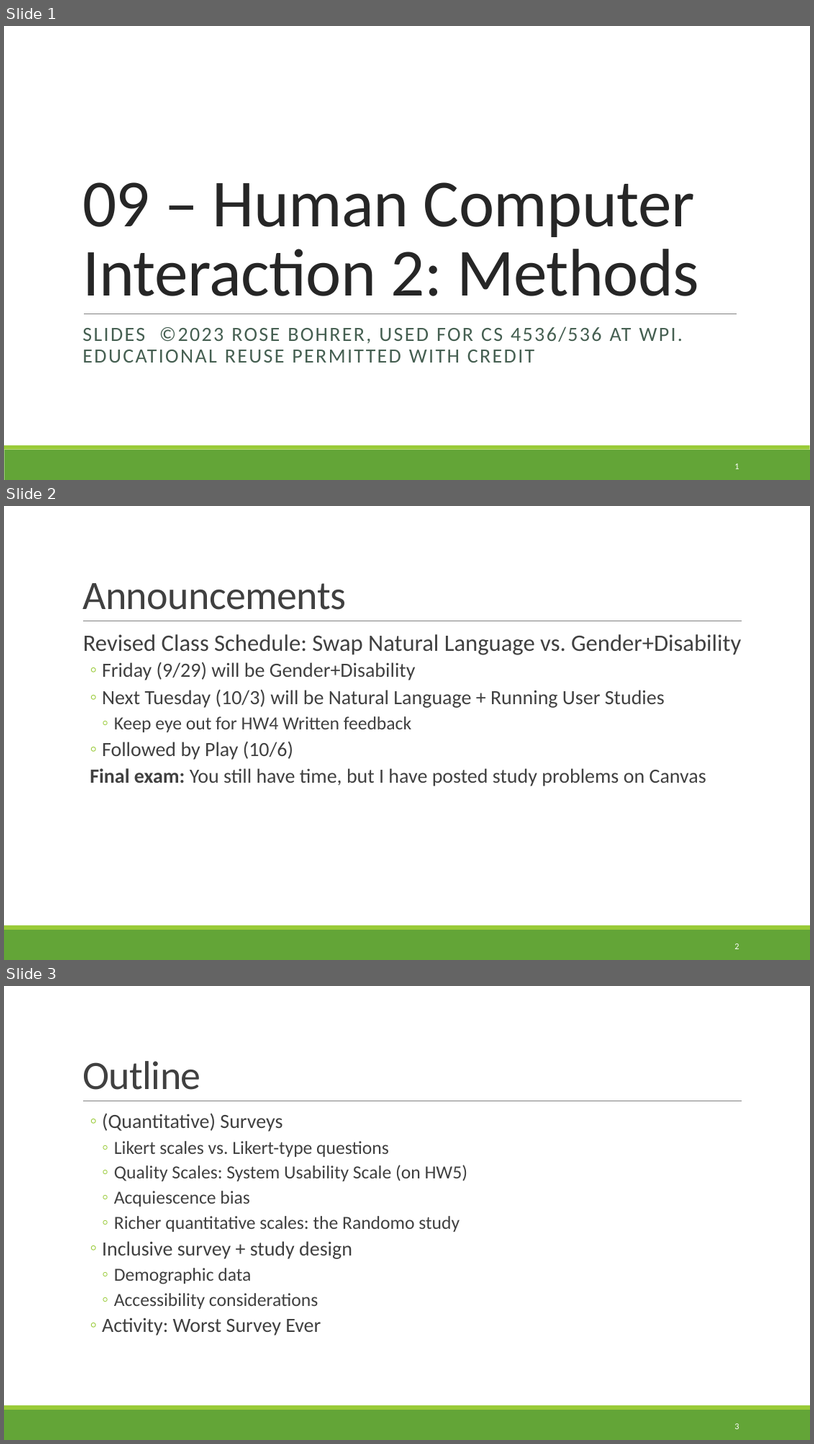
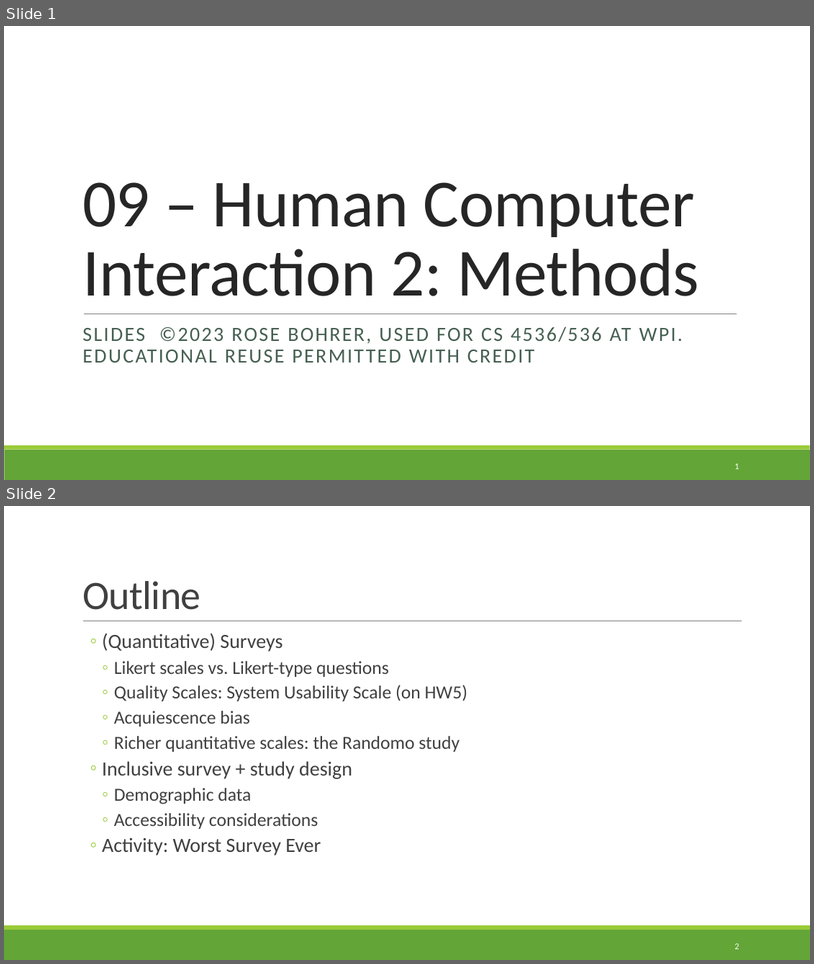
Before and after one commit to rbohrer/pl-course, a slide deck: LectureSlides/09Design2.pptx. Shown one above the other, each under a label of ours: slides 1, 2 and 3 before the commit, slides 1 and 2 after it. The pictures are 814x1444 and 814x964 pixels, drawn with LibreOffice and Linux fonts; fonts in the diff are those of the drawing. Boxes give left, top, right and bottom in pixels: in the first picture for what was removed or moved away, otherwise in the second. Text is boxed around its words. In the diff, an @@ line names an element or a change of style, - is before the commit and + after.

```diff
--- a/LectureSlides/09Design2.pptx
+++ b/LectureSlides/09Design2.pptx
@@ slide 2 removed at (4,506,810,960), background #FFFFFF; not listed: 3 template elements that a slide beside it also shows @@
@@ title removed at (82,583,346,610) @@
-Announcements
@@ text removed at (83,634,741,786) @@
-  Revised Class Schedule: Swap Natural Language vs. Gender+Disability
-  ◦ Friday (9/29) will be Gender+Disability
-  ◦ Next Tuesday (10/3) will be Natural Language + Running User Studies
-    ◦ Keep eye out for HW4 Written feedback
-  ◦ Followed by Play (10/6)
-  Final exam: You still have time, but I have posted study problems on Canvas
@@ page number removed at (735,943,739,949) @@
-2
@@ what was slide 3 is now slide 2 @@
@@ page number at (735,943,739,949): text changed @@
-3
+2
```
Also in this commit, not shown: 1 slide changed, 1 other slide removed, 1 other file.
